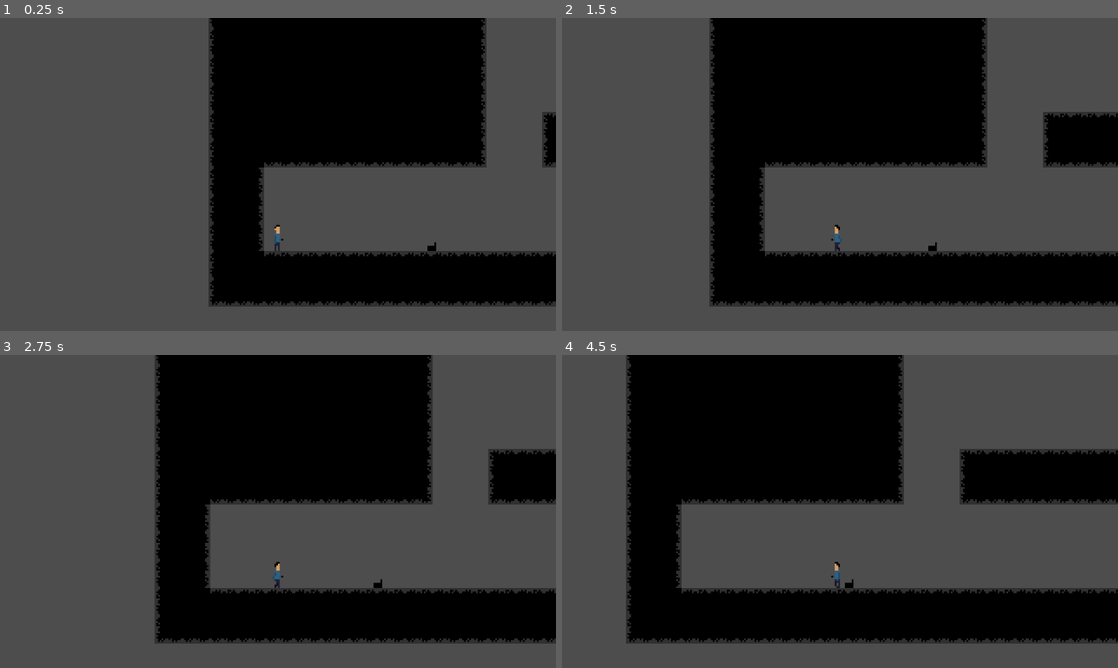
Above: before the commit, frames 1-4 (two rows, left to right).
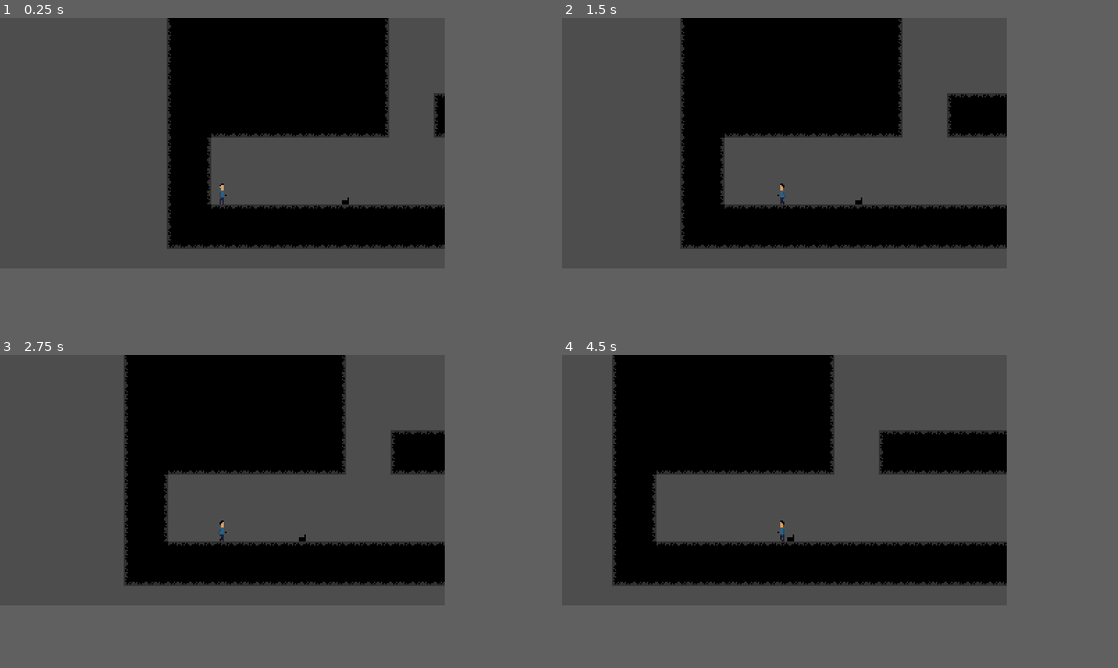
Above: after the commit, the same moments.

Repository: mysterious-ben/not-alone-in-the-dark
Game: Godot game, scene res://scenes/level_0.tscn
The game is run twice, just before and just after one commit, with the same random seed, the same clock (stepped at 60 frames per second) and the same inputs.
Inputs:
- Up to frame 1 (0.25 s): no input
- Up to frame 2 (1.5 s): tap Enter at 0.5 s; hold Right (move_right) from 0.53 s (still down); tap S (look_down) at 0.6 s; tap A (look_left) at 1.35 s
- Up to frame 3 (2.75 s): release Right (move_right) at 2.03 s; hold Left (move_left) from 2.03 s (still down); tap D (look_right) at 2.1 s
- Up to frame 4 (4.5 s): release Left (move_left) at 2.78 s; hold Right (move_right) 2.78-4.28 s; tap W (look_up) at 2.85 s; tap S (look_down) at 3.6 s; hold Left (move_left) from 4.28 s (still down); tap A (look_left) at 4.35 s
The window is 800x450 before the commit and 640x360 after it. Grey fills any space a smaller window leaves; there, only what the larger window draws over its background counts as a difference.

The runs differ from the first frame. In frame 1, 35% of the frame differs, in the area x 30-100%, y 0-93%; in frame 2, 38%; in frame 3, 37%; in frame 4, 43%, in the area x 9-100%, y 0-93%.

Commit message:
chore: update project settings

Diff:
--- a/project.godot
+++ b/project.godot
@@ -13,7 +13,6 @@
 config/name="Not Alone In The Dark"
 run/main_scene="uid://u5pv4x2nvnjh"
 config/features=PackedStringArray("4.7", "GL Compatibility")
-run/max_fps=120
 config/icon="res://icon.svg"
 
 [display]
@@ -21,8 +20,9 @@
 window/size/viewport_width=320
 window/size/viewport_height=180
 window/size/mode=2
-window/stretch/mode="canvas_items"
+window/stretch/mode="viewport"
 window/stretch/aspect="expand"
+window/stretch/scale_mode="integer"
 
 [input]
 
@@ -75,6 +75,7 @@
 [physics]
 
 3d/physics_engine="Jolt Physics"
+common/physics_interpolation=true
 
 [rendering]
 
@@ -82,3 +83,4 @@
 rendering_device/driver.windows="d3d12"
 renderer/rendering_method="gl_compatibility"
 renderer/rendering_method.mobile="gl_compatibility"
+2d/snap/snap_2d_transforms_to_pixel=true
